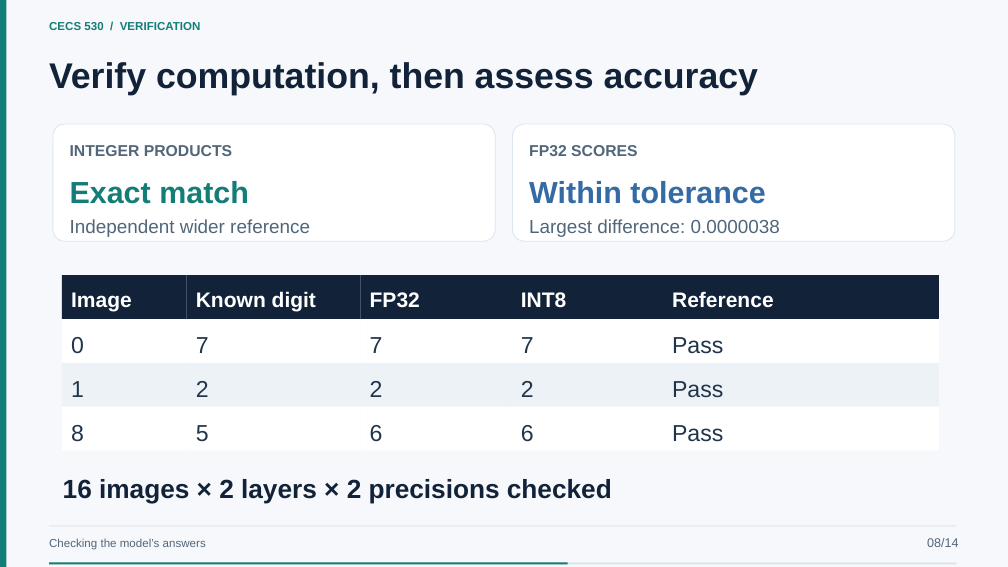
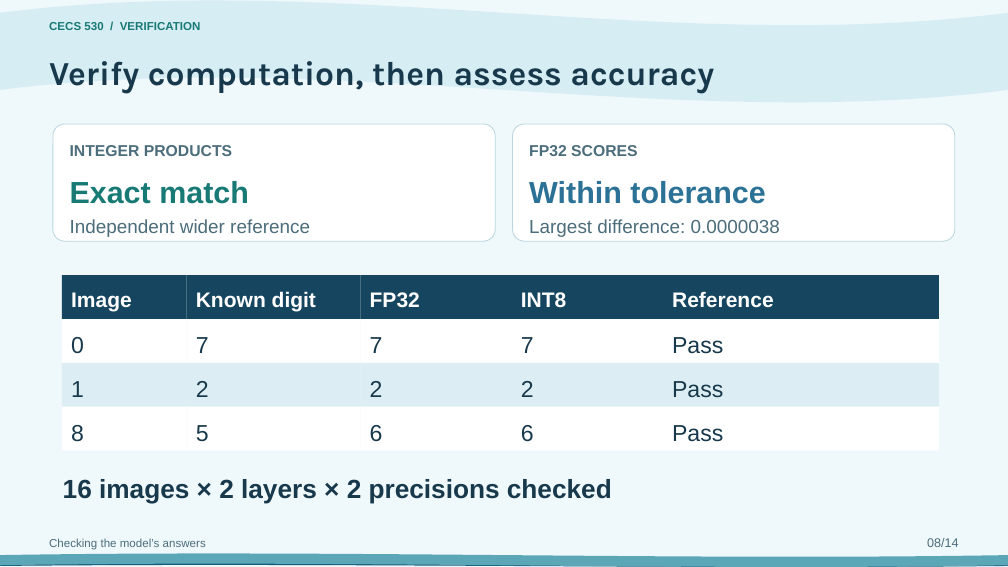
Before and after one commit to EnragedWaters/CECS-530-Quantized-Neural-Network-Accelerator, a slide deck: slide 8 of presentation/project-presentation.pptx. Drawn at 1008x567 pixels with LibreOffice and Linux fonts; fonts in the diff are those of the drawing. Boxes give left, top, right and bottom in pixels: in the first picture for what was removed or moved away, otherwise in the second. Text is boxed around its words. In the diff, an @@ line names an element or a change of style, - is before the commit and + after.

Commit message:
Use Ocean Waves theme for project presentation

```diff
--- a/presentation/project-presentation.pptx
+++ b/presentation/project-presentation.pptx
@@ background #F6F8FB to #EFF8FB @@
@@ rectangle removed at (0, 0, 7, 567) @@
@@ wave added at (0, 0, 1008, 103), fill #D7EDF4 @@
@@ text "CECS 530 / VERIFICATION" at (49, 22, 201, 30): text colour #147D78 to #187A75 @@
@@ text "Verify computation, then assess accuracy" at (49, 61, 714, 94): size 34 to 32 pt, font Arial to Karla, text colour #122339 to #18394C @@
@@ rounded rectangle at (53, 124, 495, 241): outline #DCE5EE 0.8 pt to #B9D6DF 0.8 pt @@
@@ rounded rectangle at (513, 124, 955, 241): outline #DCE5EE 0.8 pt to #B9D6DF 0.8 pt @@
@@ text "Within tolerance" at (529, 181, 765, 204): text colour #356BA5 to #2B7296 @@
@@ fill #122339 to #16465F in 5 elements at (62, 275, 187, 319), (187, 275, 361, 319), (361, 275, 512, 319), (512, 275, 663, 319), (663, 275, 939, 319) @@
@@ fill #EDF2F7 to #DCEEF3 in 5 elements at (62, 363, 187, 407), (187, 363, 361, 407), (361, 363, 512, 407), (512, 363, 663, 407), (663, 363, 939, 407) @@
@@ text colour #20344B to #18394C in 10 elements at (71, 337, 84, 354), (196, 337, 209, 353), (370, 337, 383, 353), (521, 337, 534, 353), (672, 337, 723, 354), (71, 381, 84, 397), (196, 381, 209, 397), (370, 381, 383, 397), (521, 381, 534, 397), (672, 381, 723, 398) @@
@@ text "16 images × 2 layers ..." at (63, 479, 612, 504): text colour #122339 to #18394C @@
@@ text "Checking the model’s answers" at (49, 538, 206, 550): text colour #52667A to #4C6D7B @@
@@ text "08/14" at (927, 538, 958, 547): text colour #52667A to #4C6D7B @@
@@ wave added at (0, 559, 1008, 567), fill #175B7A @@
@@ wave added at (0, 554, 1008, 567), fill #5BA7B8 @@
@@ rectangle removed at (49, 563, 957, 565) @@
@@ rectangle removed at (49, 563, 568, 565) @@
```
Also in this commit, not shown: 17 other slides changed, 2 other files.
